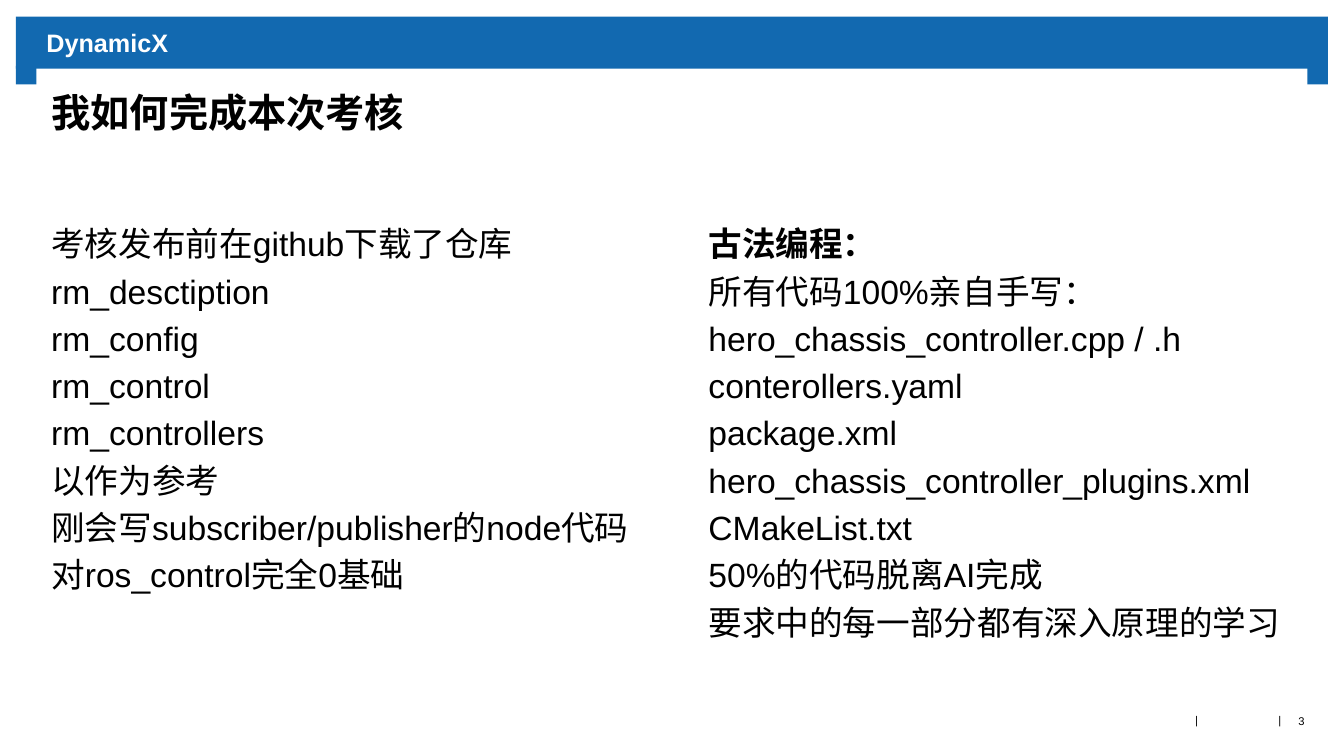
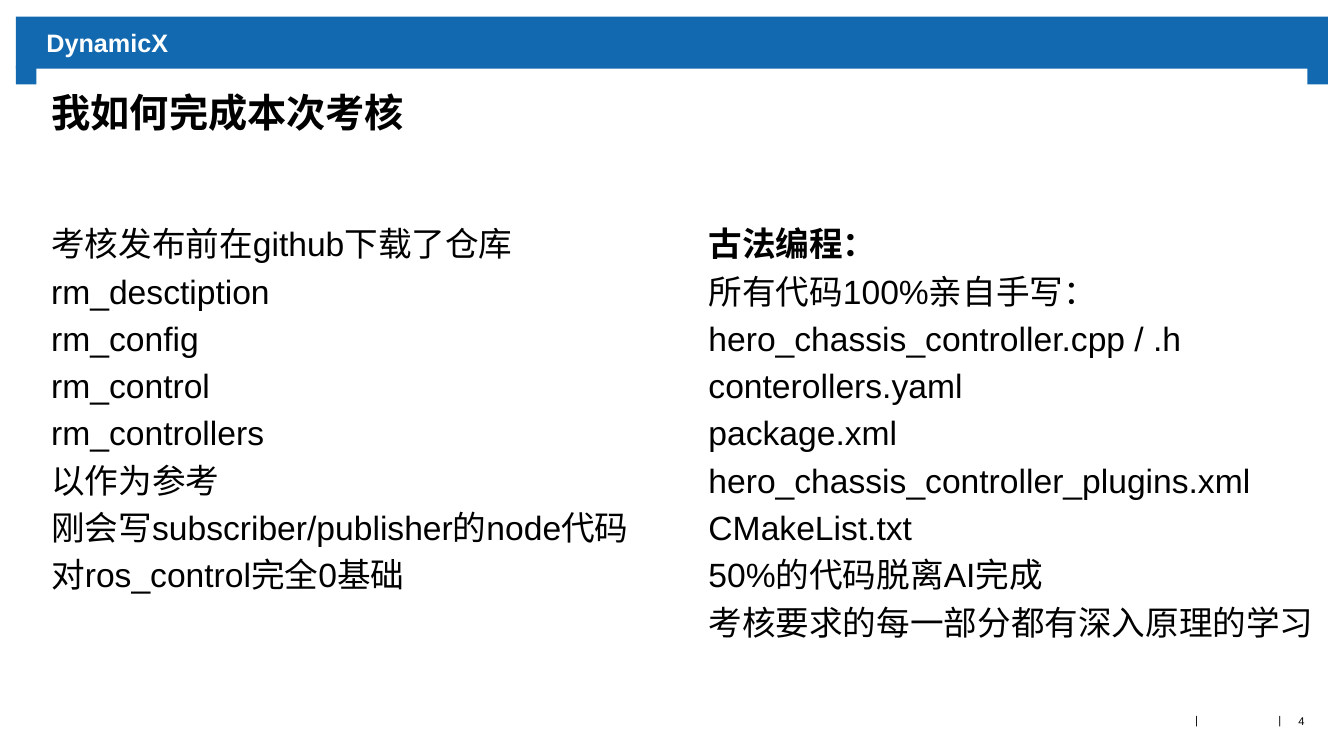
Before and after one commit to Seedofking/hero_chassis_controller, a slide deck: slide 4 of doc/report.pptx (slide 3 before the commit). Drawn at 1344x756 pixels with LibreOffice and Linux fonts; fonts in the diff are those of the drawing; background and template pictures are left out. Boxes give left, top, right and bottom in pixels: in the first picture for what was removed or moved away, otherwise in the second. Text is boxed around its words. In the diff, an @@ line names an element or a change of style, - is before the commit and + after.

```diff
--- a/doc/report.pptx
+++ b/doc/report.pptx
@@ text at bbox=[708, 606, 1313, 638]: text changed @@
-要求中的每一部分都有深入原理的学习
+考核要求的每一部分都有深入原理的学习
@@ page number at bbox=[1298, 717, 1304, 725]: text changed @@
-3
+4
```
Also in this commit, not shown: 4 other slides changed, 2 slides added, 2 slides removed.
